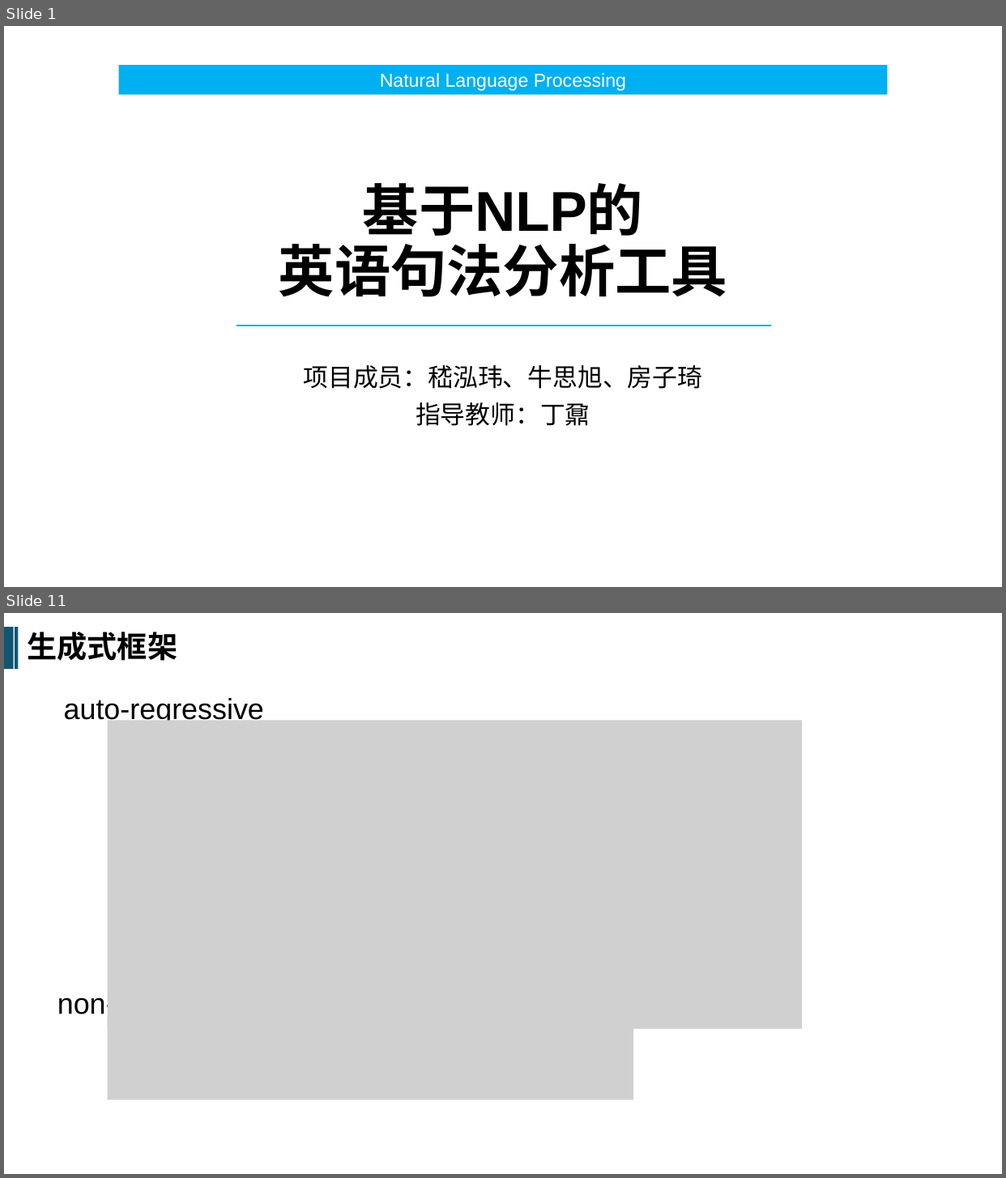
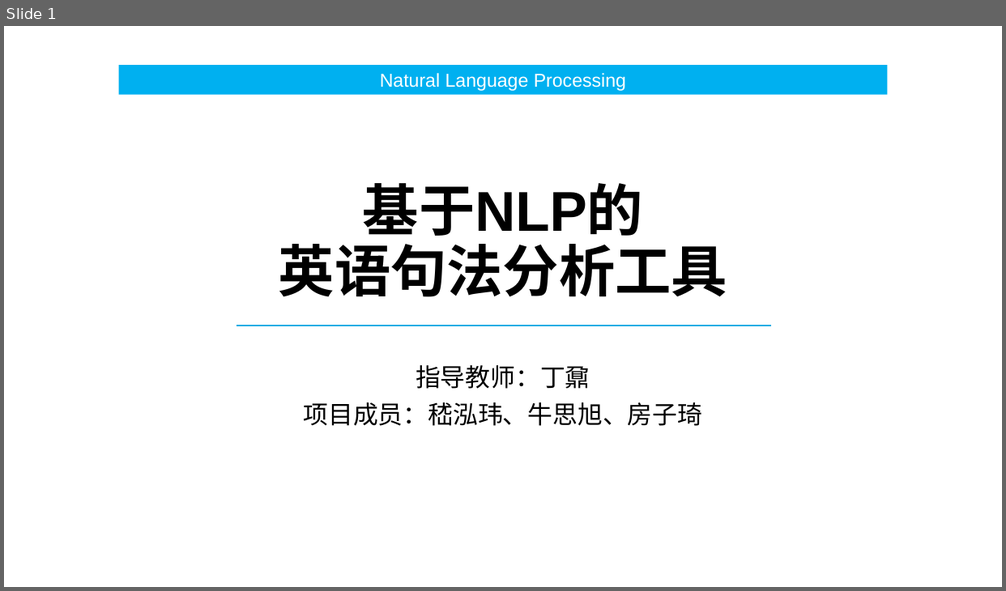
Before and after one commit to SRTPnsxjhw/SRTP, a slide deck: Notes_JHW/中期.pptx. Shown one above the other, each under a label of ours: slides 1 and 11 before the commit, slide 1 after it; the slides between them are not shown. The pictures are 1006x1178 and 1006x591 pixels, drawn with LibreOffice and Linux fonts; fonts in the diff are those of the drawing; grey boxes stand for pictures. Boxes give left, top, right and bottom in pixels: in the first picture for what was removed or moved away, otherwise in the second. Text is boxed around its words. In the diff, an @@ line names an element or a change of style, - is before the commit and + after.

```diff
--- a/Notes_JHW/中期.pptx
+++ b/Notes_JHW/中期.pptx
@@ slide 11 removed at (4,613,1002,1174), background #FFFFFF @@
@@ rectangle removed at (4,628,14,669) @@
@@ rectangle removed at (15,628,19,669) @@
@@ text removed at (27,632,177,661) @@
-生成式框架
@@ text removed at (64,698,264,725) @@
-auto-regressive
@@ picture removed at (108,720,802,1029) @@
@@ text removed at (57,991,306,1020) @@
-non-autoregressive
@@ picture removed at (108,1016,633,1101) @@
@@ slide 1 changed as well @@
@@ subtitle at (415,365,590,389): paragraph added @@
+指导教师：丁鼐
@@ subtitle at (415,403,590,426): paragraph removed @@
-指导教师：丁鼐
```
Also in this commit, not shown: 1 other slide changed, 4 slides added, 25 other slides removed, 2 other files.
